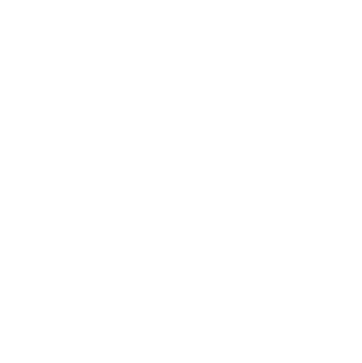
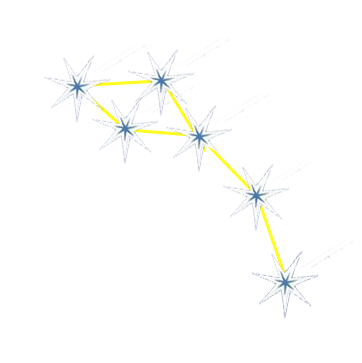
Layered file, before and after one edit (362 x 363). Changes by layer:
showed "Delphinus", painted on it over bbox(44, 38, 354, 319)
